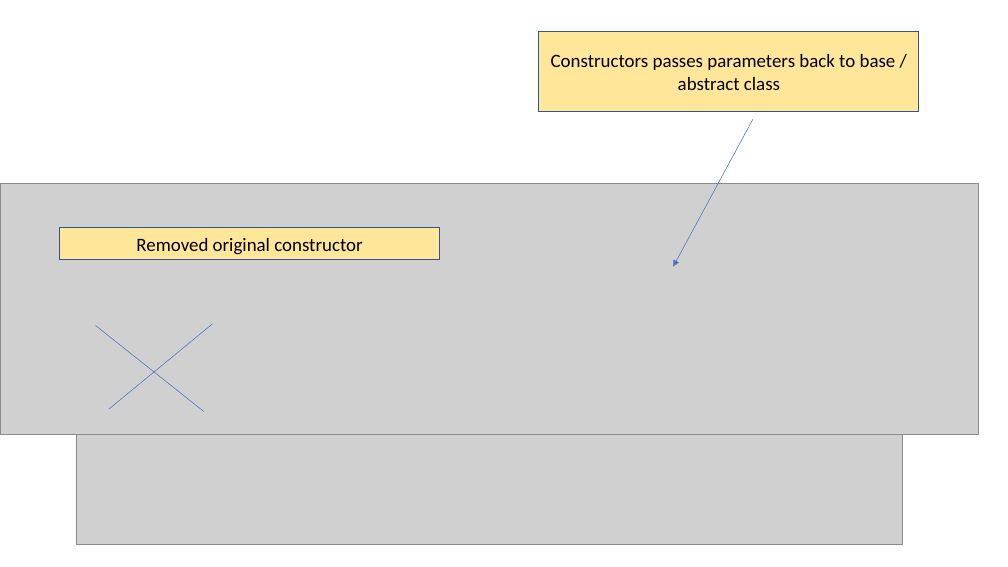
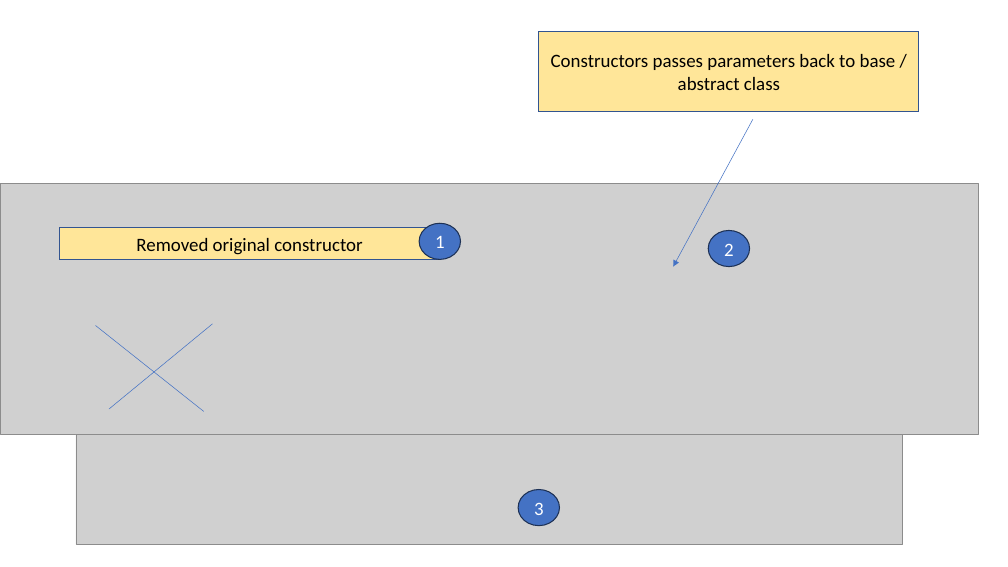
Before and after one commit to JohnRowleyDorsetCollege2025/oop-2025-a-camera-rental-20251111, a slide deck: slide 37 of CameraKit Walkthrough.pptx. Drawn at 1008x567 pixels with LibreOffice and Linux fonts; fonts in the diff are those of the drawing; grey boxes stand for pictures. Boxes give left, top, right and bottom in pixels: in the first picture for what was removed or moved away, otherwise in the second. Text is boxed around its words. In the diff, an @@ line names an element or a change of style, - is before the commit and + after.

```diff
--- a/CameraKit Walkthrough.pptx
+++ b/CameraKit Walkthrough.pptx
@@ ellipse added at (x1=419, y1=223, x2=461, y2=259), fill #4472C4, outline #1E3256 1 pt, 18 pt, text #FFFFFF @@
+1
@@ ellipse added at (x1=709, y1=231, x2=750, y2=267), fill #4472C4, outline #1E3256 1 pt, 18 pt, text #FFFFFF @@
+2
@@ ellipse added at (x1=518, y1=489, x2=560, y2=526), fill #4472C4, outline #1E3256 1 pt, 18 pt, text #FFFFFF @@
+3
```
Also in this commit, not shown: 4 other slides changed, 6 slides added, 3 slides removed, 2 other files.
